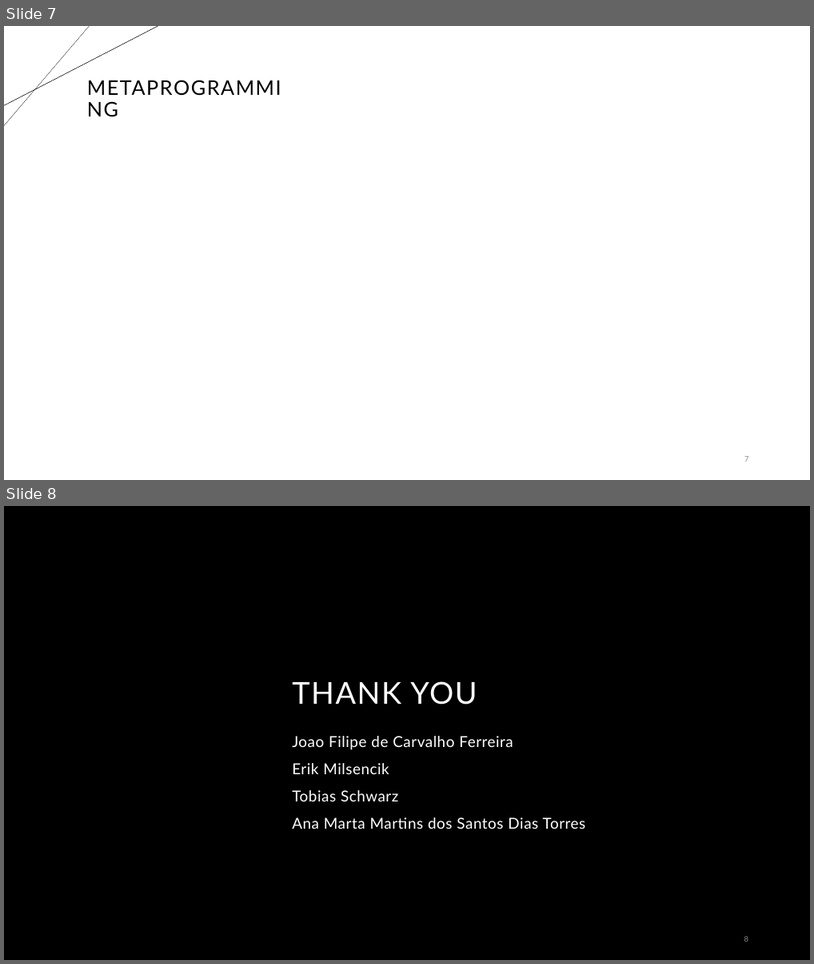
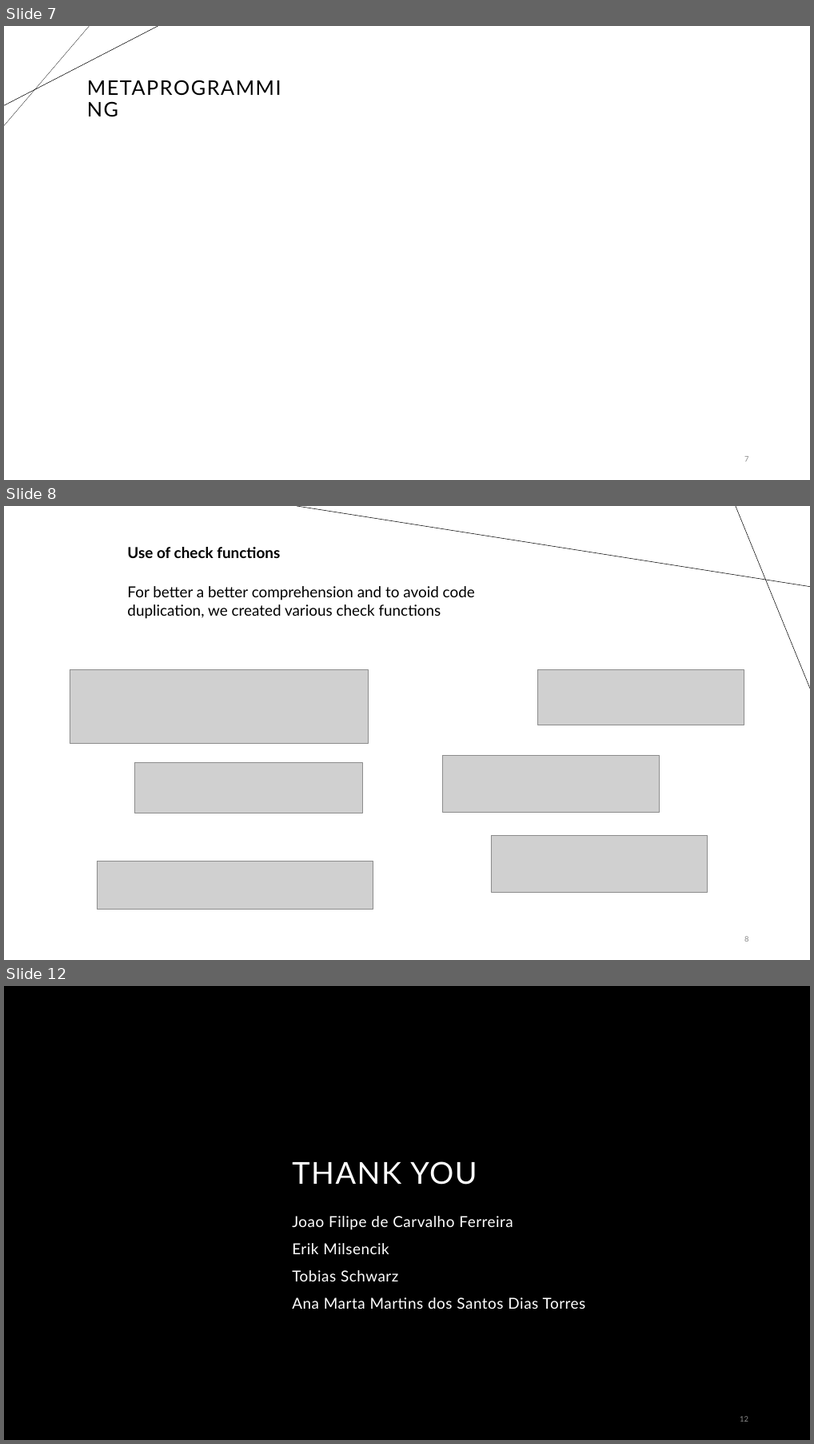
Before and after one commit to ErikMisencik/PaVa_Project, a slide deck: 2024-03-08-Presentation.pptx. Shown one above the other, each under a label of ours: slides 7 and 8 before the commit, slides 7, 8 and 12 after it; the slides between them are not shown. The pictures are 814x964 and 814x1444 pixels, drawn with LibreOffice and Linux fonts; fonts in the diff are those of the drawing; grey boxes stand for pictures; background and template pictures are left out. Boxes give left, top, right and bottom in pixels: in the first picture for what was removed or moved away, otherwise in the second. Text is boxed around its words. In the diff, an @@ line names an element or a change of style, - is before the commit and + after.

Commit message:
fix: lambda functions are now checked first doc: presentation doc now has auc«xiliar functions

```diff
--- a/2024-03-08-Presentation.pptx
+++ b/2024-03-08-Presentation.pptx
@@ slide 8 added at <box>4,506,810,960</box>, background #FFFFFF @@
@@ line added from (810, 587) to (297, 506), #000000 0.5 pt @@
@@ line added from (736, 506) to (810, 688), #000000 0.5 pt @@
@@ text added at <box>127,547,280,558</box>, 18 pt, text #000000, bold @@
+Use of check functions
@@ text added at <box>127,586,475,619</box>, 18 pt, text #000000 @@
+For better a better comprehension and to avoid code duplication, we created various check functions
@@ picture added at <box>70,669,369,743</box> @@
@@ picture added at <box>538,669,745,724</box> @@
@@ picture added at <box>134,763,362,812</box> @@
@@ picture added at <box>443,755,660,812</box> @@
@@ picture added at <box>491,835,708,892</box> @@
@@ picture added at <box>97,860,373,908</box> @@
@@ page number added at <box>745,936,749,941</box>, 9 pt, text #8C8C8C @@
+8
@@ what was slide 8 is now slide 12 @@
@@ page number at <box>740,1416,749,1421</box>: text changed @@
-8
+12
```
Also in this commit, not shown: 4 slides changed, 3 other slides added, 1 other file.
